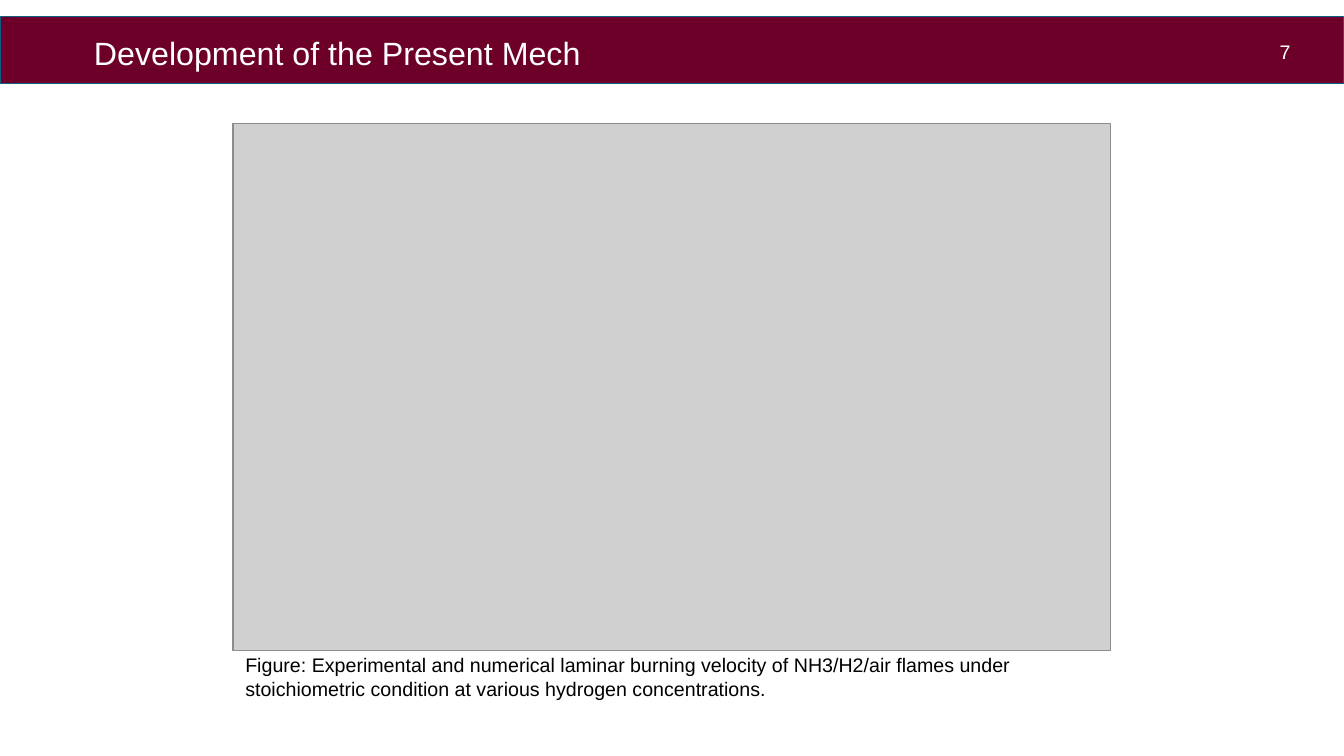
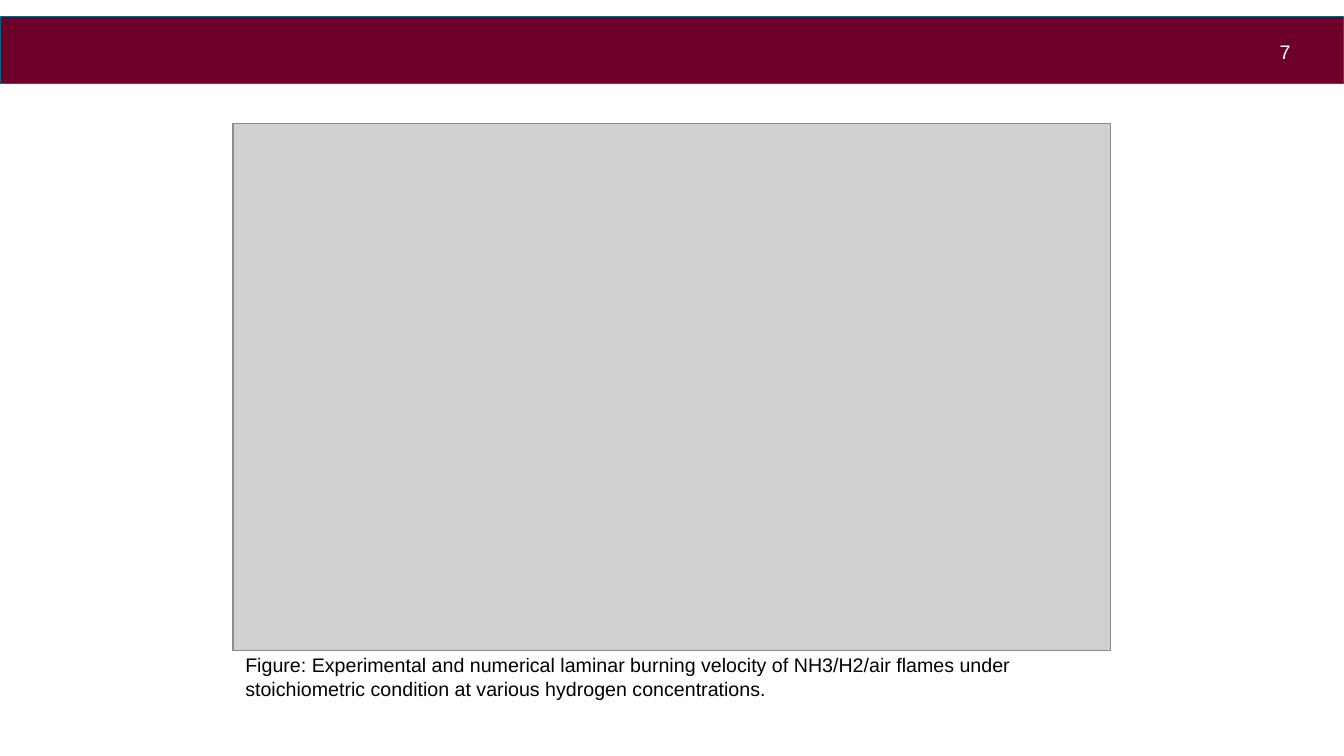
Before and after one commit to aahil-wq/lab-presentations, a slide deck: slide 8 of icfd2026/pres/kyushu_ppt_16-9.pptx. Drawn at 1344x756 pixels with LibreOffice and Linux fonts; fonts in the diff are those of the drawing; grey boxes stand for pictures; background and template pictures are left out. Boxes give left, top, right and bottom in pixels: in the first picture for what was removed or moved away, otherwise in the second. Text is boxed around its words. In the diff, an @@ line names an element or a change of style, - is before the commit and + after.

```diff
--- a/icfd2026/pres/kyushu_ppt_16-9.pptx
+++ b/icfd2026/pres/kyushu_ppt_16-9.pptx
@@ text removed at [94,41,581,72] @@
-Development of the Present Mech
```
Also in this commit, not shown: 2 other slides changed.
